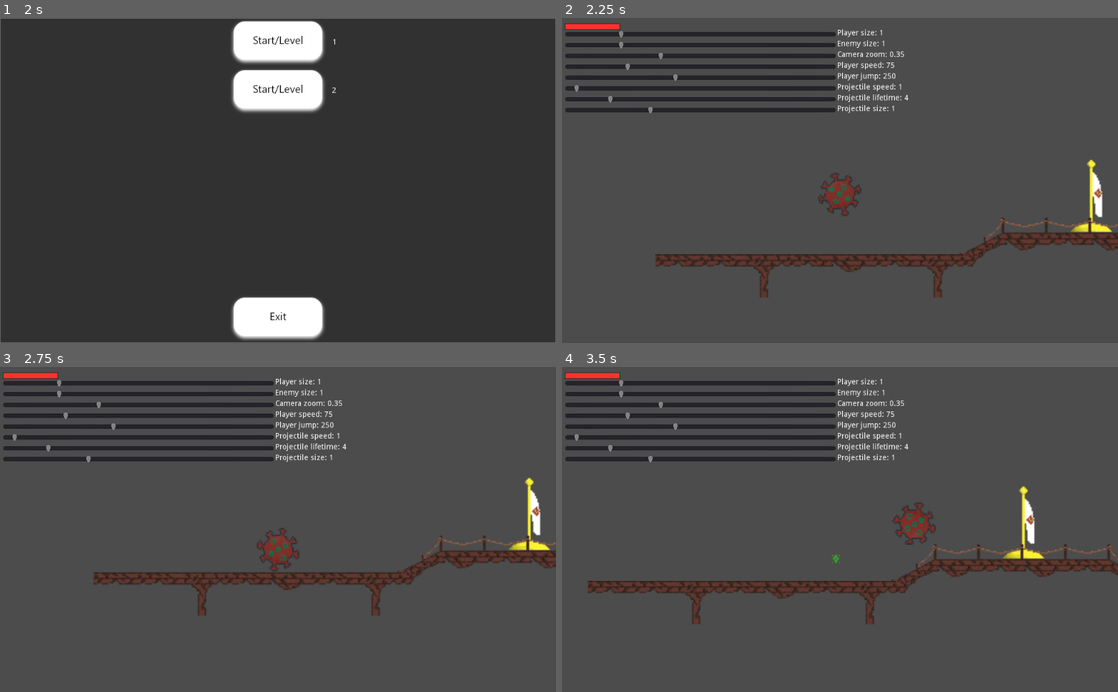
Above: before the commit, frames 1-4 (two rows, left to right).
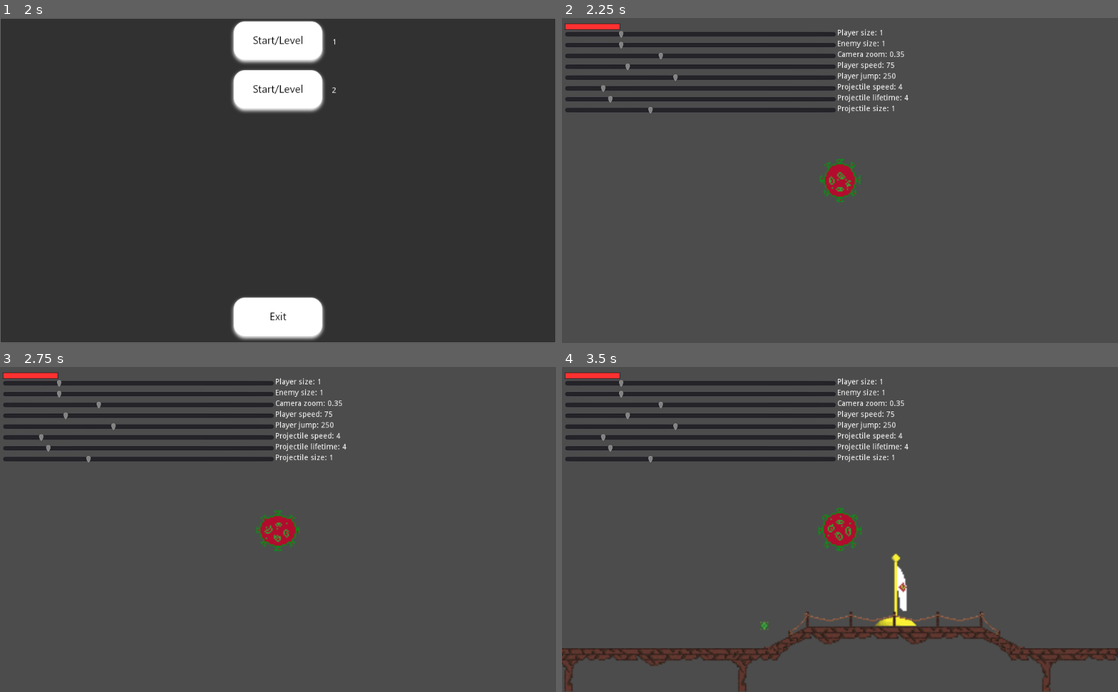
Above: after the commit, the same moments.

Repository: INF19IT2/2d-Jump-n-Run-SE
Game: Godot game, scene res://Scenes/MainScene/MainScene.tscn
The game is run twice, just before and just after one commit, with the same random seed, the same clock (stepped at 60 frames per second) and the same inputs.
Inputs (mouse positions are in pixels of both pictures, inside the frame that each line leads up to):
- Up to frame 1 (2 s): click (278, 70) at 0.52 s; type "Alex" at 0.6 s; click (278, 154) at 1.25 s
- Up to frame 2 (2.25 s): click "1" at 2 s
- Up to frame 3 (2.75 s): no input
- Up to frame 4 (3.5 s): tap Enter (shoot, bound only before the commit) at 2.75 s; hold D (move_right) from 2.78 s (still down); hold Shift (running) from 2.78 s (still down); tap W (move_up) at 3.02, 3.32 s; tap Space (shoot, bound only after the commit) at 3.05 s

Frame 1 is identical in both runs. In frame 2, 5.0% of the frame differs, in the area x 2-100%, y 20-86%; in frame 3, 5.0%; in frame 4, 11%, in the area x 0-100%, y 20-100%.

Commit message:
Consistent Version 28.05.21

Diff:
--- a/2d-Jump-n-Run-SE/Scenes/Levels/32x32_Level/32x32_Level.tscn
+++ b/2d-Jump-n-Run-SE/Scenes/Levels/32x32_Level/32x32_Level.tscn
@@ -3,7 +3,7 @@
 [ext_resource path="res://Scenes/Levels/32x32_Level/32_32_tileset.tres" type="TileSet" id=1]
 [ext_resource path="res://Scenes/Objects/Dummy.tscn" type="PackedScene" id=2]
 [ext_resource path="res://Scenes/PauseMenu/PaueMenu.tscn" type="PackedScene" id=3]
-[ext_resource path="res://Scenes/Objects/Animated_Player.tscn" type="PackedScene" id=4]
+[ext_resource path="res://Scenes/Objects/Animated_Virus.tscn" type="PackedScene" id=4]
 [ext_resource path="res://Scripts/32x32_Level/32x32_level.gd" type="Script" id=5]
 [ext_resource path="res://Scenes/Objects/scientist.tscn" type="PackedScene" id=6]
 [ext_resource path="res://Scenes/Objects/Checkpoint.tscn" type="PackedScene" id=7]
@@ -17,14 +17,15 @@
 "_editor_description_": "Test"
 }
 
+[node name="Virus" parent="CanvasLayer" instance=ExtResource( 4 )]
+collision_layer = 2
+collision_mask = 7
+
 [node name="TileMap" type="TileMap" parent="CanvasLayer"]
 tile_set = ExtResource( 1 )
 cell_size = Vector2( 32, 32 )
 format = 1
 tile_data = PoolIntArray( 720903, 5, 0, 720904, 6, 0, 720905, 7, 0, 720906, 6, 0, 720907, 7, 0, 720908, 536870917, 0, 7 …(907 unchanged characters)…
-
-[node name="KinematicBody2D2" parent="CanvasLayer" instance=ExtResource( 4 )]
-position = Vector2( 136, 328 )
 
 [node name="PauseMenu" type="CanvasLayer" parent="."]
 
--- a/2d-Jump-n-Run-SE/Scenes/Levels/NewVirus_Level/NewVirus_Level.tscn
+++ b/2d-Jump-n-Run-SE/Scenes/Levels/NewVirus_Level/NewVirus_Level.tscn
@@ -1,10 +1,12 @@
-[gd_scene load_steps=4 format=2]
+[gd_scene load_steps=5 format=2]
 
 [ext_resource path="res://Scenes/Levels/32x32_Level/32_32_tileset.tres" type="TileSet" id=1]
 [ext_resource path="res://Scenes/Objects/Animated_Virus.tscn" type="PackedScene" id=2]
 [ext_resource path="res://Scenes/PauseMenu/PaueMenu.tscn" type="PackedScene" id=3]
+[ext_resource path="res://Scripts/32x32_Level/32x32_level.gd" type="Script" id=4]
 
 [node name="Node2D" type="Node2D"]
+script = ExtResource( 4 )
 
 [node name="CanvasLayer" type="CanvasLayer" parent="."]
 follow_viewport_enable = true
@@ -15,7 +17,7 @@
 format = 1
 tile_data = PoolIntArray( -458750, 2, 0, -458749, 2, 0, -262139, 2, 0, -262138, 2, 0, -131070, 2, 0, -131069, 2, 0, 655 …(358 unchanged characters)…
 
-[node name="KinematicBody2D" parent="CanvasLayer" instance=ExtResource( 2 )]
+[node name="Virus" parent="CanvasLayer" instance=ExtResource( 2 )]
 collision_layer = 2
 collision_mask = 7
 
--- a/2d-Jump-n-Run-SE/Scenes/Objects/Animated_Player.tscn
+++ /dev/null
@@ -1,61 +0,0 @@
-[gd_scene load_steps=18 format=2]
-
-[ext_resource path="res://imagesFiles/Player_Model/dreh_Animation/drehAnimation03.png" type="Texture" id=1]
-[ext_resource path="res://imagesFiles/Player_Model/dreh_Animation/drehAnimation06.png" type="Texture" id=2]
-[ext_resource path="res://imagesFiles/Player_Model/dreh_Animation/drehAnimation07.png" type="Texture" id=3]
-[ext_resource path="res://imagesFiles/Player_Model/dreh_Animation/drehAnimation08.png" type="Texture" id=4]
-[ext_resource path="res://imagesFiles/Player_Model/dreh_Animation/drehAnimation10.png" type="Texture" id=5]
-[ext_resource path="res://imagesFiles/Player_Model/dreh_Animation/drehAnimation11.png" type="Texture" id=6]
-[ext_resource path="res://imagesFiles/Player_Model/dreh_Animation/drehAnimation02.png" type="Texture" id=7]
-[ext_resource path="res://imagesFiles/Player_Model/dreh_Animation/drehAnimation05.png" type="Texture" id=8]
-[ext_resource path="res://imagesFiles/Player_Model/dreh_Animation/drehAnimation12.png" type="Texture" id=9]
-[ext_resource path="res://imagesFiles/Player_Model/dreh_Animation/drehAnimation01.png" type="Texture" id=10]
-[ext_resource path="res://imagesFiles/Player_Model/dreh_Animation/drehAnimation09.png" type="Texture" id=11]
-[ext_resource path="res://imagesFiles/Player_Model/dreh_Animation/drehAnimation04.png" type="Texture" id=12]
-[ext_resource path="res://Scripts/Player_Modell/Animated_Player.gd" type="Script" id=13]
-[ext_resource path="res://Scenes/Objects/HealthBar.tscn" type="PackedScene" id=14]
-[ext_resource path="res://Scenes/Objects/slider.tscn" type="PackedScene" id=15]
-
-[sub_resource type="SpriteFrames" id=1]
-animations = [ {
-"frames": [ ExtResource( 10 ), ExtResource( 7 ), ExtResource( 1 ), ExtResource( 12 ), ExtResource( 8 ), ExtResource( 2 ), ExtResource( 3 ), ExtResource( 4 ), ExtResource( 11 ), ExtResource( 5 ), ExtResource( 6 ), ExtResource( 9 ) ],
-"loop": true,
-"name": "walk",
-"speed": 2.0
-} ]
-
-[sub_resource type="CircleShape2D" id=2]
-radius = 16.2735
-
-[node name="KinematicBody2D" type="KinematicBody2D"]
-collision_layer = 2
-collision_mask = 7
-script = ExtResource( 13 )
-speed = 75
-jumpForce = 250
-
-[node name="AnimatedSprite" type="AnimatedSprite" parent="."]
-frames = SubResource( 1 )
-animation = "walk"
-
-[node name="CollisionShape2D" type="CollisionShape2D" parent="."]
-shape = SubResource( 2 )
-
-[node name="Camera2D" type="Camera2D" parent="."]
-current = true
-zoom = Vector2( 0.4, 0.4 )
-smoothing_enabled = true
-smoothing_speed = 2.0
-
-[node name="HealthBar" parent="." instance=ExtResource( 14 )]
-
-[node name="Label" type="Label" parent="."]
-margin_left = -26.0294
-margin_top = -33.0373
-margin_right = 13.9706
-margin_bottom = -19.0373
-__meta__ = {
-"_edit_use_anchors_": false
-}
-
-[node name="Control" parent="." instance=ExtResource( 15 )]
--- a/2d-Jump-n-Run-SE/Scenes/Objects/Animated_Virus.tscn
+++ b/2d-Jump-n-Run-SE/Scenes/Objects/Animated_Virus.tscn
@@ -30,9 +30,9 @@
 "name": "idle",
 "speed": 5.0
 }, {
-"frames": [ ExtResource( 15 ), ExtResource( 14 ), ExtResource( 16 ), ExtResource( 17 ), ExtResource( 19 ), ExtResource( 18 ) ],
-"loop": true,
-"name": "move",
+"frames": [ ExtResource( 9 ), ExtResource( 11 ), ExtResource( 8 ), ExtResource( 10 ), ExtResource( 20 ) ],
+"loop": false,
+"name": "jump_down",
 "speed": 10.0
 }, {
 "frames": [ ExtResource( 2 ), ExtResource( 4 ), ExtResource( 5 ), ExtResource( 6 ), ExtResource( 7 ), ExtResource( 12 ) ],
@@ -40,9 +40,9 @@
 "name": "jump_up",
 "speed": 10.0
 }, {
-"frames": [ ExtResource( 9 ), ExtResource( 11 ), ExtResource( 8 ), ExtResource( 10 ), ExtResource( 20 ) ],
-"loop": false,
-"name": "jump_down",
+"frames": [ ExtResource( 15 ), ExtResource( 14 ), ExtResource( 16 ), ExtResource( 17 ), ExtResource( 19 ), ExtResource( 18 ) ],
+"loop": true,
+"name": "move",
 "speed": 10.0
 } ]
 
--- a/2d-Jump-n-Run-SE/Scenes/Objects/scientist.tscn
+++ b/2d-Jump-n-Run-SE/Scenes/Objects/scientist.tscn
@@ -2,7 +2,6 @@
 
 [ext_resource path="res://Scripts/Objects/scientist.gd" type="Script" id=1]
 [ext_resource path="res://imagesFiles/MISC/placeholder.png" type="Texture" id=2]
-
 
 [sub_resource type="RectangleShape2D" id=1]
 extents = Vector2( 32.4886, 72 )
--- a/2d-Jump-n-Run-SE/Scenes/Objects/slider.tscn
+++ b/2d-Jump-n-Run-SE/Scenes/Objects/slider.tscn
@@ -124,7 +124,7 @@
 min_value = 0.1
 max_value = 30.0
 step = 0.1
-value = 1.0
+value = 4.0
 __meta__ = {
 "_edit_use_anchors_": false
 }
@@ -134,7 +134,7 @@
 margin_top = 1.0
 margin_right = 57.0
 margin_bottom = 14.0
-text = "Projectile speed: 1"
+text = "Projectile speed: 4"
 __meta__ = {
 "_edit_use_anchors_": false
 }
--- a/2d-Jump-n-Run-SE/Scripts/32x32_Level/32x32_level.gd
+++ b/2d-Jump-n-Run-SE/Scripts/32x32_Level/32x32_level.gd
@@ -5,7 +5,7 @@
 
 # Called when the node enters the scene tree for the first time.
 func _ready():
-	var slider = get_node("CanvasLayer/KinematicBody2D2/Control")
+	var slider = get_node("CanvasLayer/Virus/Control")
 	slider.connect("dummy_slider_changed", self, "changed_dummy_size")
 	slider.connect("projectile_speed_slider_changed", self, "changed_projectile_speed")
 	slider.connect("projectile_size_slider_changed", self, "changed_projectile_size")
--- a/2d-Jump-n-Run-SE/Scripts/Objects/Checkpoint.gd
+++ b/2d-Jump-n-Run-SE/Scripts/Objects/Checkpoint.gd
@@ -1,9 +1,4 @@
 extends Area2D
-
-
-# Declare member variables here.
-onready var checkpoint_default = $Sprite
-onready var checkpoint_active = $Sprite2
 
 var entered = false
 
--- a/2d-Jump-n-Run-SE/Scripts/Objects/Projectile.gd
+++ b/2d-Jump-n-Run-SE/Scripts/Objects/Projectile.gd
@@ -4,6 +4,7 @@
 export var speed = 64
 export var damage = 5
 export var lifetime = 4
+onready var animatedSprite = $AnimatedSprite
 
 func start(_position, _facingRight):
 	$Lifetime.wait_time = lifetime
@@ -12,7 +13,6 @@
 
 
 func _ready():
-	#if get_parent().get_node("KinematicBody2D2").get_node("Control").get_node("Projectile_Speed_Slider")
 	var slider = get_parent()
 	if slider.name != "Node2D":
 		slider = slider.get_parent()
@@ -24,7 +24,7 @@
 	var speed_slider = get_parent()
 	if speed_slider.name != "Node2D":
 		speed_slider = speed_slider.get_parent()
-	speed_slider = speed_slider.get_node("CanvasLayer").get_node("KinematicBody2D2").get_node("Control").get_node("Projectile_Speed_Slider")
+	speed_slider = speed_slider.get_node("CanvasLayer").get_node("Virus").get_node("Control").get_node("Projectile_Speed_Slider")
 	speed = speed_slider.value * 64
 	velocity.x = speed if velocity.x>0 else -speed
 
@@ -32,7 +32,7 @@
 	var lifetime_slider = get_parent()
 	if lifetime_slider.name != "Node2D":
 		lifetime_slider = lifetime_slider.get_parent()
-	lifetime_slider = lifetime_slider.get_node("CanvasLayer").get_node("KinematicBody2D2").get_node("Control").get_node("Projectile_Lifetime_Slider")
+	lifetime_slider = lifetime_slider.get_node("CanvasLayer").get_node("Virus").get_node("Control").get_node("Projectile_Lifetime_Slider")
 	lifetime = lifetime_slider.value
 	var lifetimeTimer : Timer = get_node("Lifetime")
 	lifetimeTimer.start(lifetime)
@@ -41,14 +41,14 @@
 	var size_slider = get_parent()
 	if size_slider.name != "Node2D":
 		size_slider = size_slider.get_parent()
-	size_slider = size_slider.get_node("CanvasLayer").get_node("KinematicBody2D2").get_node("Control").get_node("Projectile_Size_Slider")
+	size_slider = size_slider.get_node("CanvasLayer").get_node("Virus").get_node("Control").get_node("Projectile_Size_Slider")
 	var scaling_value = size_slider.value
 	scale = Vector2(scaling_value,scaling_value)
 
 func _process(delta):
 	move(delta)
-	if($AnimatedSprite):
-		$AnimatedSprite.play("default")
+	if(animatedSprite):
+		animatedSprite.play("default")
 
 func move(delta):
 	position += velocity * delta
--- a/2d-Jump-n-Run-SE/Scripts/Objects/scientist.gd
+++ b/2d-Jump-n-Run-SE/Scripts/Objects/scientist.gd
@@ -13,7 +13,7 @@
 const PROJECTILE = preload("res://Scenes/Objects/Projectile_Enemies.tscn")
 
 #time between shots
-const PROJECTILE_COOLDOWN_TIME = 0.75
+const PROJECTILE_COOLDOWN_TIME = 1
 var projectileCooldown = 0.0
 
 var velocity = Vector2()
@@ -26,7 +26,7 @@
 
 func _physics_process(delta):
 
-	var playerPos = get_parent().get_node("CanvasLayer").get_node("KinematicBody2D2").position.x
+	var playerPos = get_parent().get_node("CanvasLayer").get_node("Virus").position.x
 
 	if(abs(playerPos - self.position.x) <= 200 and activated == false):
 		activated = true
@@ -42,7 +42,7 @@
 						velocity.x -= speed
 						facingRight = false
 		else:
-			if(get_parent().get_node("CanvasLayer").get_node("KinematicBody2D2").velocity.x == 0):
+			if(get_parent().get_node("CanvasLayer").get_node("Virus").velocity.x == 0):
 				velocity.x = 0
 			else:
 				if(playerPos > self.position.x and velocity.x >= 0):
--- a/2d-Jump-n-Run-SE/Scripts/Player_Modell/Animated_Player.gd
+++ /dev/null
@@ -1,135 +0,0 @@
-extends KinematicBody2D
-
-signal hit
-var is_moving: bool = false
-
-export var speed : int = 200
-export var jumpForce : int = 500
-export var gravity : int = 800
-var is_ducked: bool = false
-var velocity = Vector2()
-
-#preload projectile object
-const PROJECTILE = preload("res://Scenes/Objects/Projectile.tscn")
-
-#time between shots
-const PROJECTILE_COOLDOWN_TIME = 1
-var projectileCooldown = 0.0
-
-# Player stats
-var health : int = 10
-var health_max : int = 10
-
-signal player_dead
-signal player_stats_changed
-
-
-var coins : int = 0
-
-var facingRight = true
-
-var pos = Vector2(155, 186)
-
-#gets called when the node and its children have entered the scene tree
-func _ready():
-	emit_signal("player_stats_changed", self)
-	var slider = get_node("Control")
-	slider.connect("player_sprite_slider_changed", self, "change_player_size")
-	slider.connect("camera_slider_changed", self, "change_camera")
-	slider.connect("speed_slider_changed", self, "change_speed")
-	slider.connect("jump_slider_changed", self, "change_jump")
-
-func set_checkpoint(var check):
-	pos = check
-
-func respawn():
-	self.position = pos
-	health = health_max
-	emit_signal("player_stats_changed", self)
-
-#gets called 60 times a second
-func _physics_process(delta):
-	velocity.x = 0
-	is_moving = false
-
-	#define movement
-	if Input.is_action_pressed("move_right"):
-		velocity.x += speed
-		facingRight = true
-		is_moving = true
-	if Input.is_action_pressed("move_left"):
-		velocity.x -= speed
-		facingRight = false
-		is_moving = true
-
-	if velocity.length() > 0:
-		$AnimatedSprite.play()
-		$AnimatedSprite.set_speed_scale(5.0)
-	else:
-		$AnimatedSprite.stop()
-	#gravity
-	velocity.y += gravity * delta
-
-
-	if velocity.x != 0:
-		$AnimatedSprite.animation = "walk"
-		$AnimatedSprite.flip_v = false
-		$AnimatedSprite.flip_h = velocity.x < 0
-
-	#define Jumping
-	if Input.is_action_just_pressed("move_up") and is_on_floor():
-		velocity.y -= jumpForce
-
-	#define running
-	if Input.is_action_pressed("running") and is_moving and !is_ducked:
-		if(facingRight):
-			velocity.x += speed
-		elif(!facingRight):
-			velocity.x -= speed
-
-	#Applying Velocity
-		#Vector2.UP -> Ground is facing up
-	velocity = move_and_slide(velocity, Vector2.UP)
-
-		#create projectile on player position
-	if Input.is_action_just_pressed("shoot") and is_ducked == false:
-		if projectileCooldown <= 0.0:
-			var projectile = PROJECTILE.instance()
-			projectile.start(position, facingRight)
-			get_parent().add_child(projectile)
-			projectile.set_slider_values()
-			projectileCooldown = PROJECTILE_COOLDOWN_TIME
-	projectileCooldown -= delta
-
-	if Input.is_action_just_pressed("test_dmg"):
-		take_damage(10)
-
-	if get_position().floor().y > 600:
-		take_damage(5)
-
-
-func take_damage(dmg):
-	if health > dmg:
-		health -= dmg
-		emit_signal("player_stats_changed", self)
-	else:
-		print("Dead")
-		respawn()
-
-func add_collectable():
-	coins += 1
-	var lab = get_node("Label")
-	lab.set_text(str(coins))
-
-func change_player_size(value):
-	$AnimatedSprite.scale = Vector2(value, value)
-	$CollisionShape2D.scale = Vector2(value, value)
-
-func change_camera(value):
-	$Camera2D.zoom = Vector2(value, value)
-
-func change_speed(value):
-	speed = value
-
-func change_jump(value):
-	jumpForce = value
--- a/2d-Jump-n-Run-SE/Scripts/Player_Modell/Player_AnimatedVirus.gd
+++ b/2d-Jump-n-Run-SE/Scripts/Player_Modell/Player_AnimatedVirus.gd
@@ -12,12 +12,12 @@
 const PROJECTILE = preload("res://Scenes/Objects/Projectile.tscn")
 
 #time between shots
-const PROJECTILE_COOLDOWN_TIME = 0.25
+const PROJECTILE_COOLDOWN_TIME = 1
 var projectileCooldown = 0.0
 
 # Player stats
-var health : int = 100
-var health_max : int = 100
+var health : int = 10
+var health_max : int = 10
 
 signal player_dead
 signal player_stats_changed
@@ -103,11 +103,10 @@
 			var projectile = PROJECTILE.instance()
 			projectile.start(position, facingRight)
 			get_parent().add_child(projectile)
+			projectile.set_slider_values()
 			projectileCooldown = PROJECTILE_COOLDOWN_TIME
 	projectileCooldown -= delta
 
-	if Input.is_action_just_pressed("test_dmg"):
-		take_damage(10)
 
 	if get_position().floor().y > 600:
 		take_damage(5)
--- a/2d-Jump-n-Run-SE/Scripts/Player_Modell/Player_Script.gd
+++ /dev/null
@@ -1,155 +0,0 @@
-extends KinematicBody2D
-
-#define variables
-
-var ducking_height: int = 0
-var is_ducked: bool = false
-var is_moving: bool = false
-onready var standing_collision = $CollisionShape2D
-onready var crouching_collision = $ducking_CollisionShape2D
-onready var player_standing = $Virus
-onready var player_ducked = $Virus_Crouch
-onready var player_jump = $Virus_Jump
-
-export var speed : int = 200
-export var jumpForce : int = 500
-export var gravity : int = 800
-
-#preload projectile object
-const PROJECTILE = preload("res://Scenes/Objects/Projectile.tscn")
-
-#time between shots
-const PROJECTILE_COOLDOWN_TIME = 1
-var projectileCooldown = 0.0
-
-# Player stats
-var health : int = 10
-var health_max : int = 10
-
-signal player_dead
-signal player_stats_changed
-
-
-var coins : int = 0
-
-var velocity = Vector2()
-var facingRight = true
-
-var pos = Vector2(155, 186)
-
-
-#gets called when the node and its children have entered the scene tree
-func _ready():
-	emit_signal("player_stats_changed", self)
-	print(player_standing.get_global_position())
-
-
-
-func set_checkpoint(var check):
-	pos = check
-
-func respawn():
-	self.position = pos
-	health = health_max
-	emit_signal("player_stats_changed", self)
-
-
-#gets called 60 times a second
-func _physics_process(delta):
-	velocity.x = 0
-	is_moving = false
-
-	#define movement
-	if Input.is_action_pressed("move_right"):
-		velocity.x += speed
-		facingRight = true
-		is_moving = true
-	if Input.is_action_pressed("move_left"):
-		velocity.x -= speed
-		facingRight = false
-
-		is_moving = true
-
-
-	#create projectile on player position
-	if Input.is_action_just_pressed("shoot") and is_ducked == false:
-		if projectileCooldown <= 0.0:
-			var projectile = PROJECTILE.instance()
-			projectile.start(position, facingRight)
-			get_parent().add_child(projectile)
-			projectileCooldown = PROJECTILE_COOLDOWN_TIME
-	projectileCooldown -= delta
-
-	if is_on_floor():
-		player_jump.visible = false
-		player_standing.visible = true
-	if not is_on_floor() and not is_ducked:
-		player_standing.visible = false
-		player_jump.visible = true
-
-	#gravity
-	velocity.y += gravity * delta
-
-	if velocity.x != 0:
-		player_standing.flip_v = false
-		player_standing.flip_h = velocity.x < 0
-		player_ducked.flip_v = false
-		player_ducked.flip_h = velocity.x < 0
-	if velocity.y != 0:
-		player_jump.flip_v = velocity.y > 0
-
-	#define Jumping
-	if Input.is_action_just_pressed("move_up") and is_on_floor() and !is_ducked:
-		velocity.y -= jumpForce
-		player_jump.visible = true
-		player_standing.visible = false
-
-	#define running
-	if Input.is_action_pressed("running") and is_moving and !is_ducked:
-		if(facingRight):
-			velocity.x += speed
-		elif(!facingRight):
-			velocity.x -= speed
-
-
-	#var player_pos = player.get_position_in_parent()
-
-	if Input.is_action_pressed("move_down") and is_on_floor():
-		standing_collision.disabled = true
-		crouching_collision.disabled = false
-		player_ducked.visible = true
-		player_standing.visible = false
-		is_ducked=true
-
-	if not Input.is_action_pressed("move_down"):
-		standing_collision.disabled = false
-		crouching_collision.disabled = true
-		is_ducked = false
-		player_standing.visible = true
-		player_ducked.visible = false
-
-	#Applying Velocity
-		#Vector2.UP -> Ground is facing up
-	velocity = move_and_slide(velocity, Vector2.UP)
-
-	if Input.is_action_just_pressed("test_dmg"):
-		take_damage(10)
-
-	if get_position().floor().y > 600:
-		take_damage(5)
-
-func take_damage(dmg):
-	if health > dmg:
-		health -= dmg
-		emit_signal("player_stats_changed", self)
-	else:
-		emit_signal("player_dead")
-		print("Dead")
-		respawn()
-
-func add_collectable():
-	coins += 1
-	var lab = get_node("Label")
-	lab.set_text(str(coins))
-	var lab2 = get_node("Label2")
-	lab2.set_text(str(coins))
--- a/2d-Jump-n-Run-SE/project.godot
+++ b/2d-Jump-n-Run-SE/project.godot
@@ -42,18 +42,12 @@
 move_up={
 "deadzone": 0.5,
 "events": [ Object(InputEventKey,"resource_local_to_scene":false,"resource_name":"","device":0,"alt":false,"shift":false,"control":false,"meta":false,"command":false,"pressed":false,"scancode":87,"unicode":0,"echo":false,"script":null)
-, Object(InputEventKey,"resource_local_to_scene":false,"resource_name":"","device":0,"alt":false,"shift":false,"control":false,"meta":false,"command":false,"pressed":false,"scancode":32,"unicode":0,"echo":false,"script":null)
 , Object(InputEventKey,"resource_local_to_scene":false,"resource_name":"","device":0,"alt":false,"shift":false,"control":false,"meta":false,"command":false,"pressed":false,"scancode":16777232,"unicode":0,"echo":false,"script":null)
  ]
 }
 shoot={
 "deadzone": 0.5,
-"events": [ Object(InputEventKey,"resource_local_to_scene":false,"resource_name":"","device":0,"alt":false,"shift":false,"control":false,"meta":false,"command":false,"pressed":false,"scancode":16777221,"unicode":0,"echo":false,"script":null)
- ]
-}
-test_dmg={
-"deadzone": 0.5,
-"events": [ Object(InputEventKey,"resource_local_to_scene":false,"resource_name":"","device":0,"alt":false,"shift":false,"control":false,"meta":false,"command":false,"pressed":false,"scancode":70,"unicode":0,"echo":false,"script":null)
+"events": [ Object(InputEventKey,"resource_local_to_scene":false,"resource_name":"","device":0,"alt":false,"shift":false,"control":false,"meta":false,"command":false,"pressed":false,"scancode":32,"unicode":0,"echo":false,"script":null)
  ]
 }
 pause_button={
Not shown: 2 places in 2d-Jump-n-Run-SE/Scenes/Objects/Checkpoint.tscn that only renumber resources
Binary file added: 2d-Jump-n-Run-SE/imagesFiles/Icon/icon.png
Not shown, added: 2d-Jump-n-Run-SE/imagesFiles/Icon/icon.png.import
